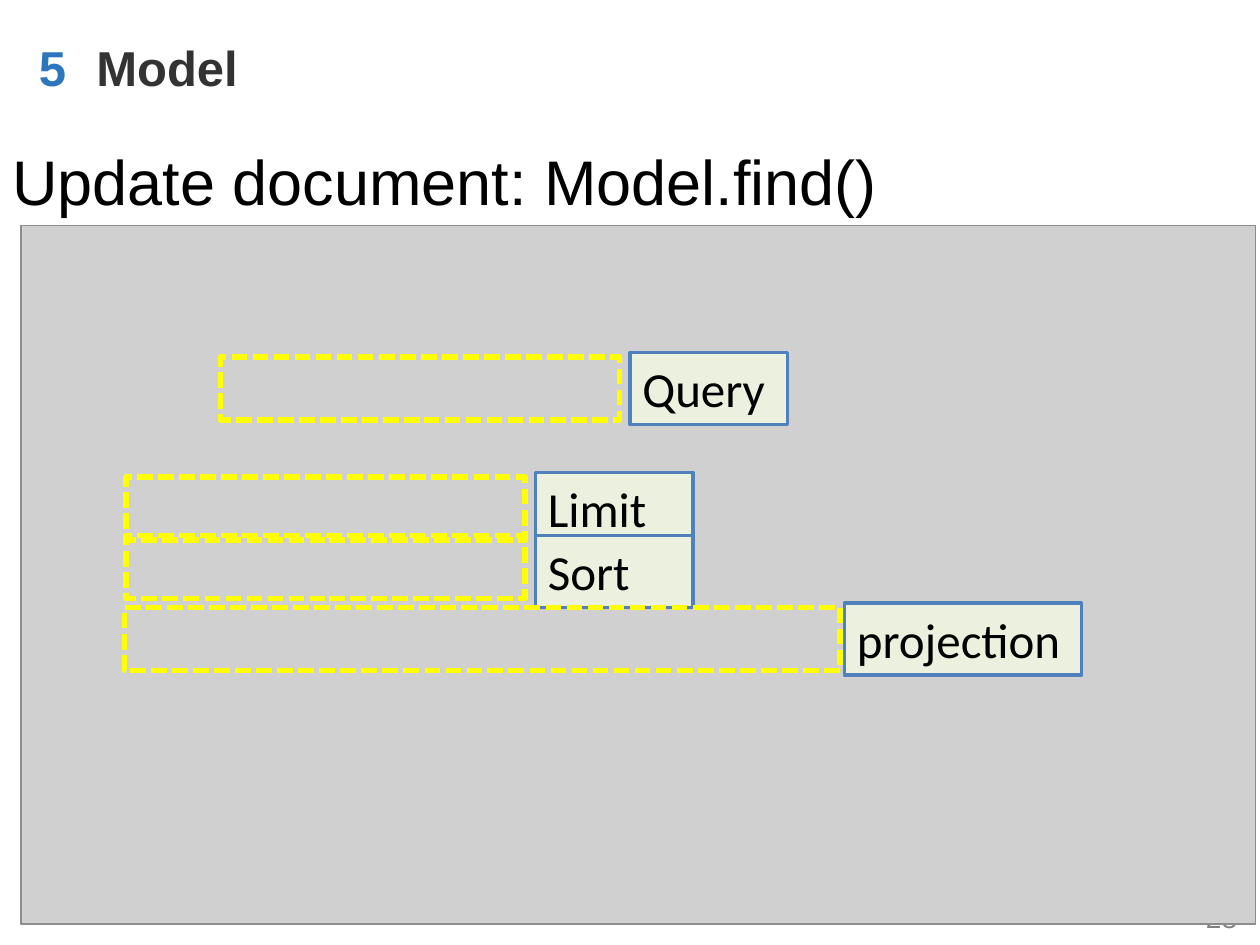
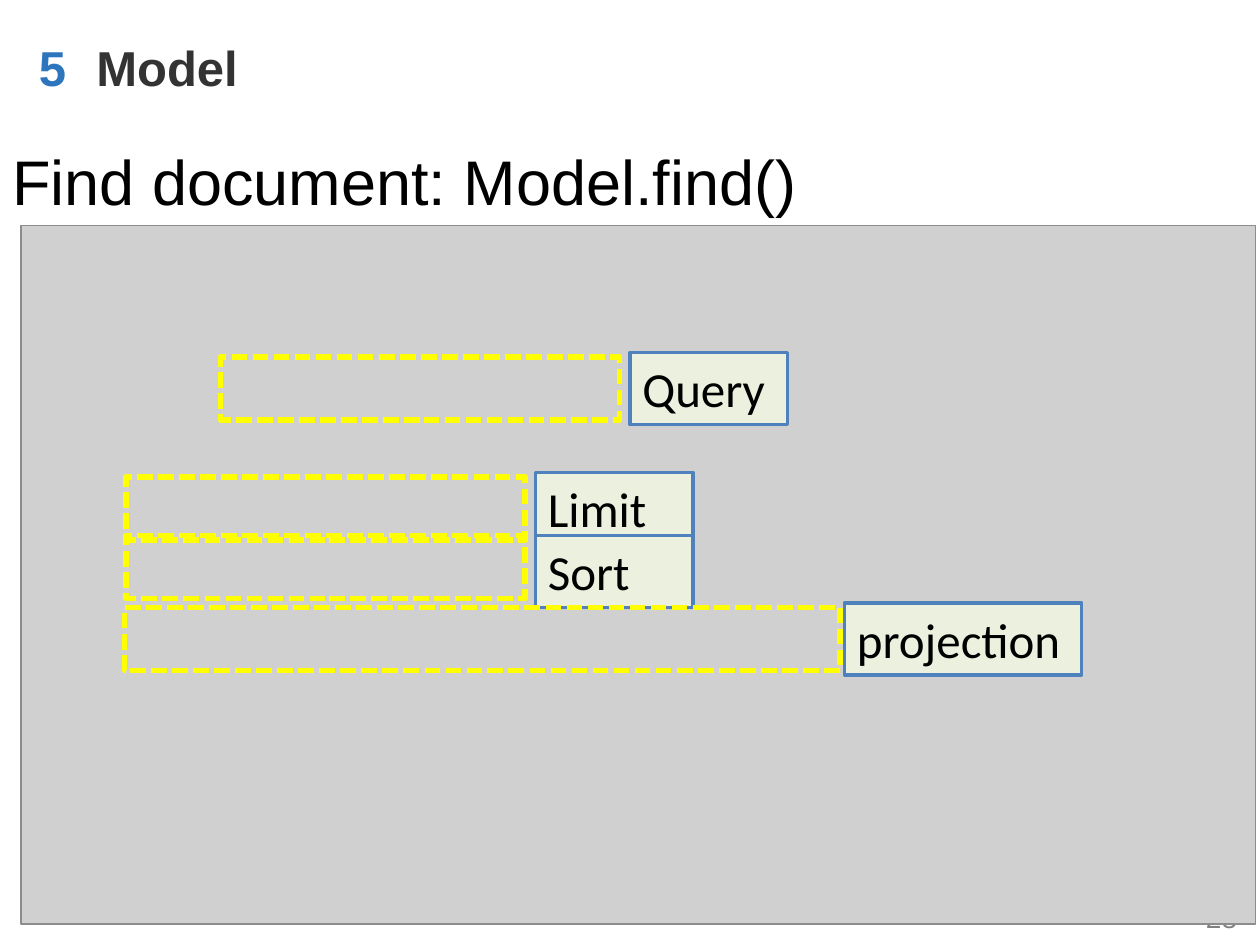
Before and after one commit to WenhaoXu/full-stack-web-course, a slide deck: slide 28 of db/mongodb/2017/materials/ppt/MongoDB_CH5_Using_with_nodeJS.pptx. Drawn at 1260x945 pixels with LibreOffice and Linux fonts; fonts in the diff are those of the drawing; grey boxes stand for pictures; background and template pictures are left out. Boxes give left, top, right and bottom in pixels: in the first picture for what was removed or moved away, otherwise in the second. Text is boxed around its words. In the diff, an @@ line names an element or a change of style, - is before the commit and + after.

```diff
--- a/db/mongodb/2017/materials/ppt/MongoDB_CH5_Using_with_nodeJS.pptx
+++ b/db/mongodb/2017/materials/ppt/MongoDB_CH5_Using_with_nodeJS.pptx
@@ text at (12, 159, 796, 217): text changed @@
-Update document: Model.find()
+Find document: Model.find()
```
Also in this commit, not shown: 3 other files.
